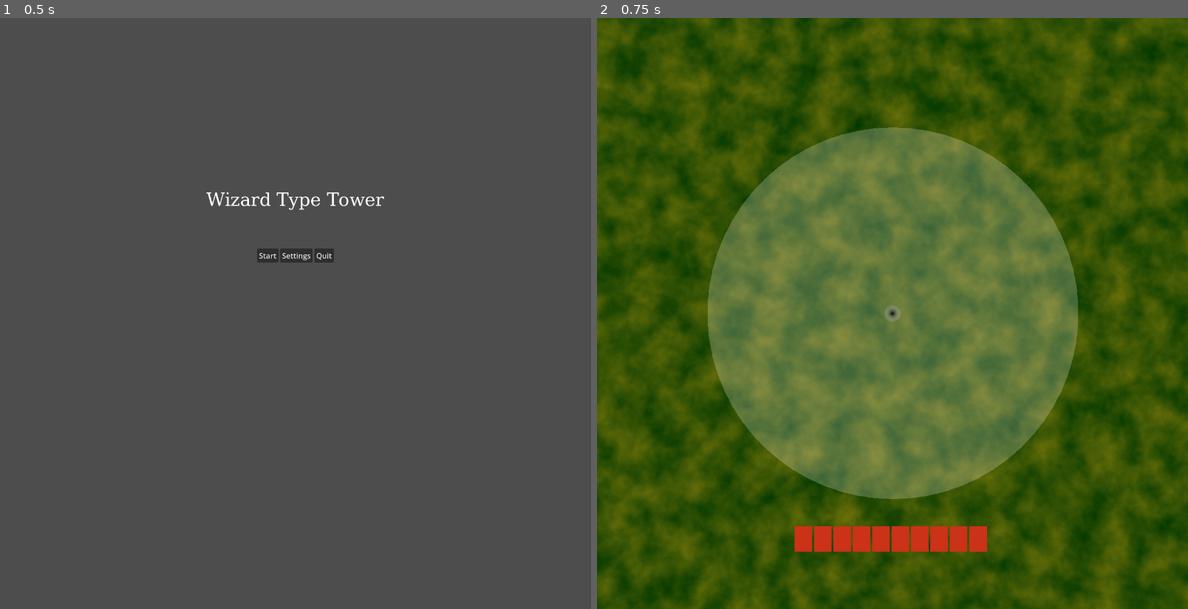
Above: before the commit, frames 1-2 (left to right).
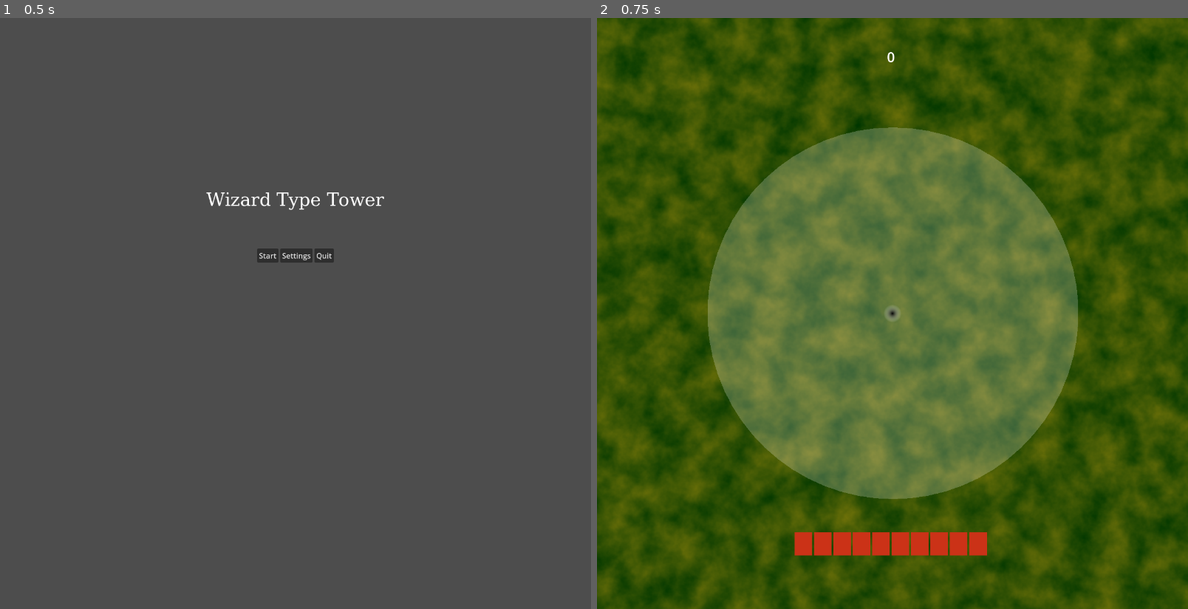
Above: after the commit, the same moments.

Repository: elijahknaperek/WizardTypeTower
Game: Godot game, scene res://main_menu.tscn
Two runs of this game, one before a commit and one after it. Both use one fixed random seed, a clock stepped at 60 frames per second and the inputs below.
Inputs:
- Up to frame 1 (0.5 s): no input
- Up to frame 2 (0.75 s): click "Start" at 0.5 s

Frame 1 is identical in both runs. In frame 2, 0.5% of the frame differs, in the area x 33-66%, y 5-91%.

Commit message:
added score counter

Diff:
--- a/game/tower_game.gd
+++ b/game/tower_game.gd
@@ -23,6 +23,7 @@
 func on_enemy_defeat(bonus):
 	cpm = cpm + 0.1 + (0.1 * bonus)
 	Global.score += 1 + bonus
+	%Score.text = str(Global.score)
 
 
 func _on_spawn_timeout() -> void:
@@ -34,7 +35,7 @@
 	%SegmentedProgressBar.value = hp/10.0
 
 func _on_Tower_died():
-	get_tree().change_scene_to_packed(GAME_OVER_SCENE)
+	get_tree().change_scene_to_packed.call_deferred(GAME_OVER_SCENE)
 
 
 func _on_bonus_reduce_body_entered(body: Node2D) -> void:
--- a/game/tower_game.tscn
+++ b/game/tower_game.tscn
@@ -34,15 +34,6 @@
 
 [sub_resource type="CircleShape2D" id="CircleShape2D_dss4a"]
 radius = 401.011
-
-[sub_resource type="Gradient" id="Gradient_sqwrx"]
-offsets = PackedFloat32Array(0, 0.65625, 0.671875)
-colors = PackedColorArray(0, 0, 0, 1, 1, 1, 1, 1, 1, 1, 1, 0)
-
-[sub_resource type="GradientTexture2D" id="GradientTexture2D_ltn3q"]
-gradient = SubResource("Gradient_sqwrx")
-fill = 1
-fill_from = Vector2(0.5, 0.5)
 
 [node name="TowerGame" type="Node2D"]
 script = ExtResource("1_wyn0i")
@@ -84,6 +75,19 @@
 layout_mode = 2
 size_flags_horizontal = 3
 
+[node name="Control5" type="Control" parent="MarginContainer/HBoxContainer/VBoxContainer"]
+layout_mode = 2
+size_flags_horizontal = 3
+size_flags_vertical = 3
+size_flags_stretch_ratio = 0.05
+
+[node name="Score" type="Label" parent="MarginContainer/HBoxContainer/VBoxContainer"]
+unique_name_in_owner = true
+layout_mode = 2
+theme_override_font_sizes/font_size = 30
+text = "0"
+horizontal_alignment = 1
+
 [node name="Control3" type="Control" parent="MarginContainer/HBoxContainer/VBoxContainer"]
 layout_mode = 2
 size_flags_horizontal = 3
@@ -109,8 +113,6 @@
 layout_mode = 2
 size_flags_horizontal = 3
 
-[node name="UI" type="CanvasLayer" parent="."]
-
 [node name="Tower" parent="." instance=ExtResource("1_f5brq")]
 
 [node name="BonusReduce" type="Area2D" parent="Tower"]
@@ -120,10 +122,6 @@
 [node name="CollisionShape2D" type="CollisionShape2D" parent="Tower/BonusReduce"]
 shape = SubResource("CircleShape2D_dss4a")
 
-[node name="Sprite2D" type="Sprite2D" parent="Tower/BonusReduce"]
-visible = false
-texture = SubResource("GradientTexture2D_ltn3q")
-
 [node name="Enemies" type="Node2D" parent="."]
 
 [node name="Spawn" type="Timer" parent="."]
Not shown: 1 places in game/tower_game.tscn that only renumber resources
